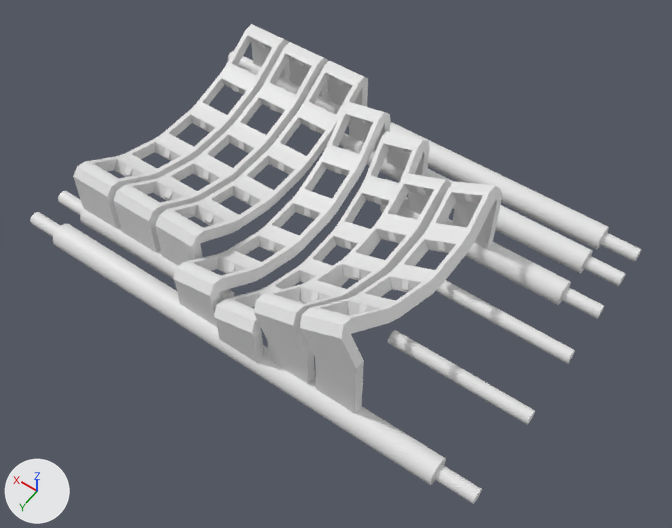
One commit to the Blender file models/blender/cuivienen.blend: the scene before it, then after it.
Rendered twice from a 50 mm camera at (-151.0, 185.0, 288.0) aimed at (-25.0, 8.0, 11.0). Arrows for +X, +Y and +Z are at lower left; the lights stay in place.

Names of what the first picture shows: 'bolt4_', 'boltHole1', 'boltHole2', 'boltHole3', 'boltHole5', 'col1', 'col2', 'col3', 'col4', 'col5', 'col6', 'col7'.
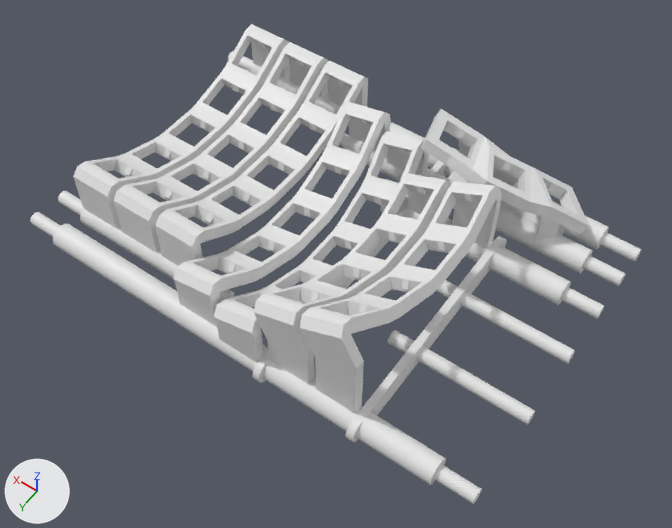
Where the newer file only moved an object's origin or applied its transform, the numbers keep the older frame.

The change, as a diff of the scene's bpy script:
```diff
--- a/models/blender/cuivienen.blend.py
+++ b/models/blender/cuivienen.blend.py
@@ me_cube_037 @@
 # used by ob_thumbs_1; location = (-79.0, -62.0, 18.0); rotation_euler = (0.125, -0.608, 0.672), in degrees (7.2, -35, 39)
-me_cube_037.from_pydata(...)  # 210 vertices, 178 faces; spans x -12.6..52.2, y -30.9..9.0, z -19.5..2.9
+me_cube_037.from_pydata(...)  # 202 vertices, 190 faces; spans x -11.2..55.1, y -36.9..11.2, z -25.4..2.9
+# me_cube_037 part 1
+# 46 vertices are removed from x -12.6..45.1, y -30.2..9.0, z -19.5..2.9
+# 68 faces are deleted
+# 20 vertices move from x -9.0..52.2, y -30.9..9.0, z -12.0..2.9 to x -11.2..55.1, y -33.8..11.2, z -12.6..2.9
+# 38 vertices are added at x -11.2..46.2, y -36.9..11.2, z -25.4..2.9
+# 80 new faces join them
@@ me_cube_026 @@
+me_cube_026.from_pydata(...)  # a box spanning x -12.3..5.0, y -1.0..1.3, z -1.0..1.0
@@ ob_beam3_1 @@
 ob_beam3_1.scale = (2.5, 1.0, 1.0)
-ob_beam3_1.hide_set(True)
@@ ob_beam2_1 @@
 ob_beam2_1 = bpy.data.objects.new('beam2', me_cylinder_027)
-ob_beam2_1.location = (-69.2, -5.7, 5.0)
+ob_beam2_1.location = (-68.8, -5.7, 5.0)
 ob_beam2_1.scale = (1.5, 1.0, 1.0)
-ob_beam2_1.hide_set(True)
@@ ob_thumbs_1 @@
 ob_thumbs_1.rotation_euler = (0.125, -0.608, 0.672)  # degrees (7.2, -35, 39)
-ob_thumbs_1.hide_set(True)
@@ ob_cube_003 @@
+ob_cube_003 = bpy.data.objects.new('Cube.003', me_cube_026)
+ob_cube_003.location = (-49.0, -60.0, 5.0)
+ob_cube_003.scale = (3.0, 3.0, 2.0)
```

Pixel boxes (x1, y1, x2, y2) of what changed, in the pictures (672 x 528 px):
'thumbs_', shown
    after: (420, 109, 589, 242)
'beam2', shown
    after: (345, 236, 507, 442)
'beam3', shown
    after: (252, 147, 459, 383)
'Cube.003', added
    after: (448, 171, 565, 235)
'boltHole1', unchanged, covered by the edit
    both: (250, 64, 609, 249)
